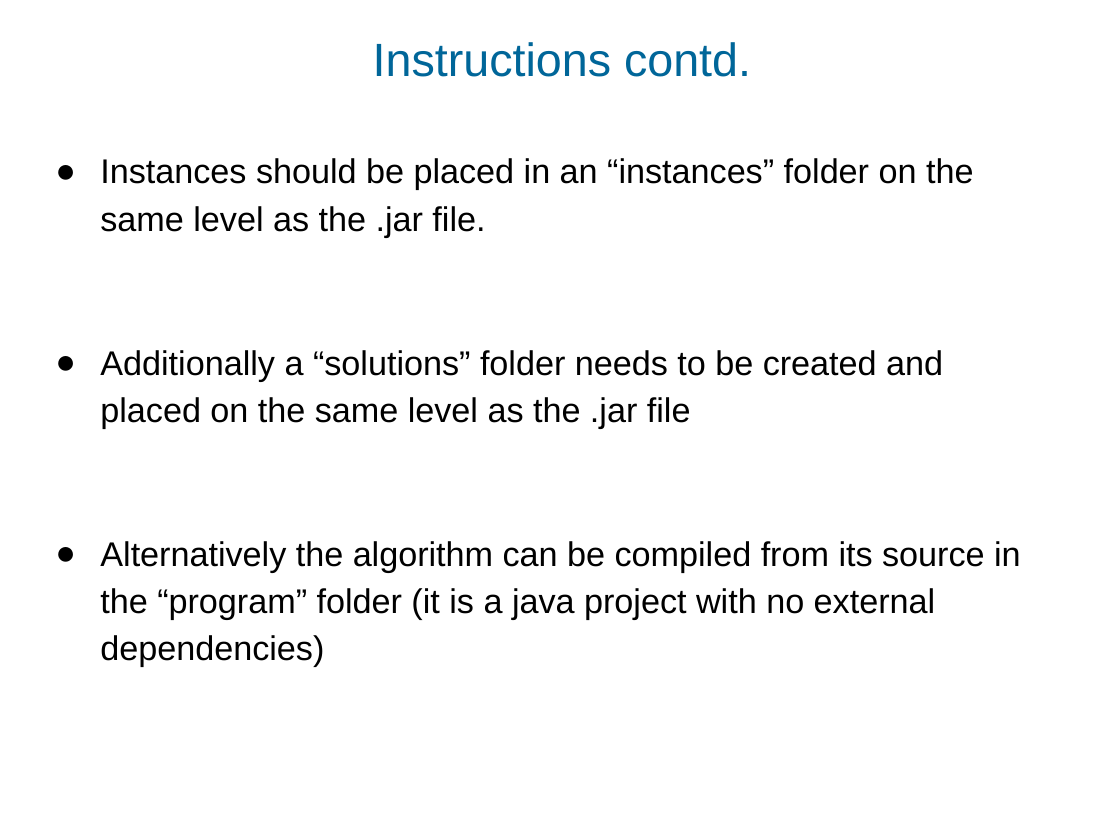
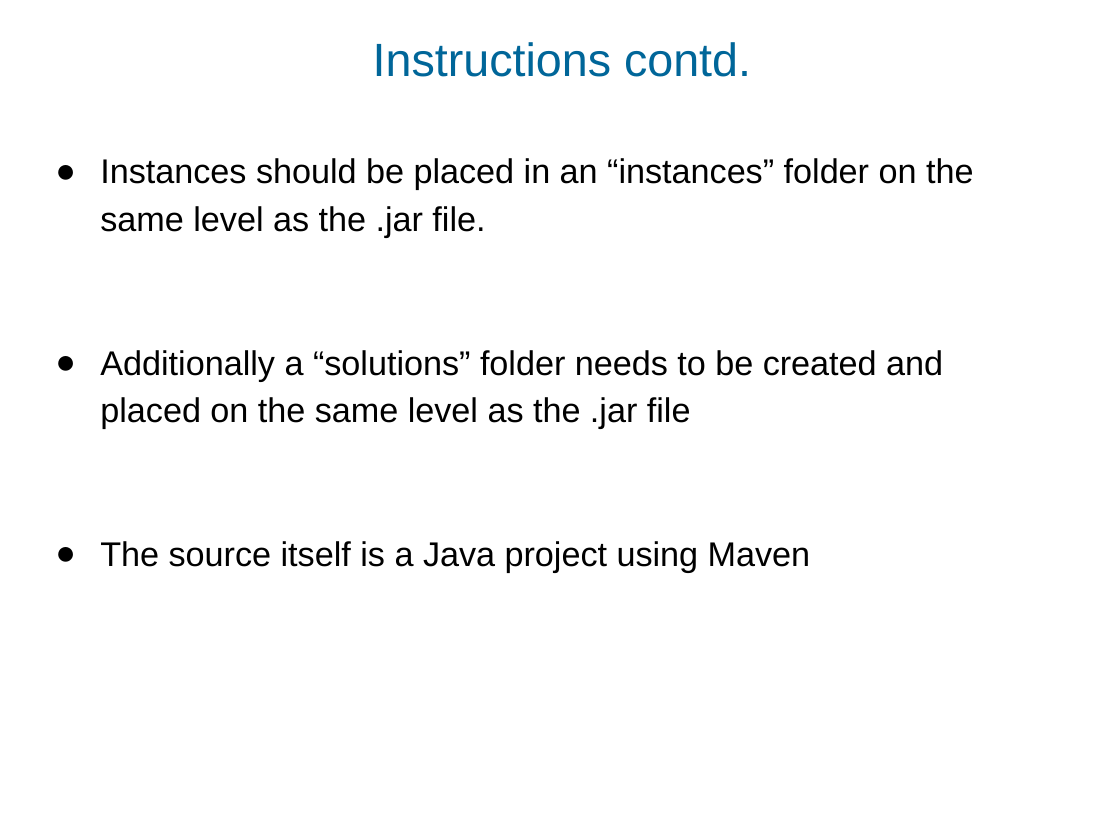
Before and after one commit to CatLassie/GDA2020, a slide deck: slide 12 of upwarddrawing.ppt (slide 10 before the commit). Drawn at 1120x840 pixels with LibreOffice and Linux fonts; fonts in the diff are those of the drawing; background and template pictures are left out. Boxes give left, top, right and bottom in pixels: in the first picture for what was removed or moved away, otherwise in the second. Text is boxed around its words. In the diff, an @@ line names an element or a change of style, - is before the commit and + after.

```diff
--- a/upwarddrawing.ppt
+++ b/upwarddrawing.ppt
@@ text at <box>100,541,811,573</box>: text changed @@
-● Alternatively the algorithm can be compiled from its source in the “program” folder (it is a java project with no external dependencies)
+● The source itself is a Java project using Maven
```
Also in this commit, not shown: 3 other slides changed, 8 slides added, 6 slides removed.
